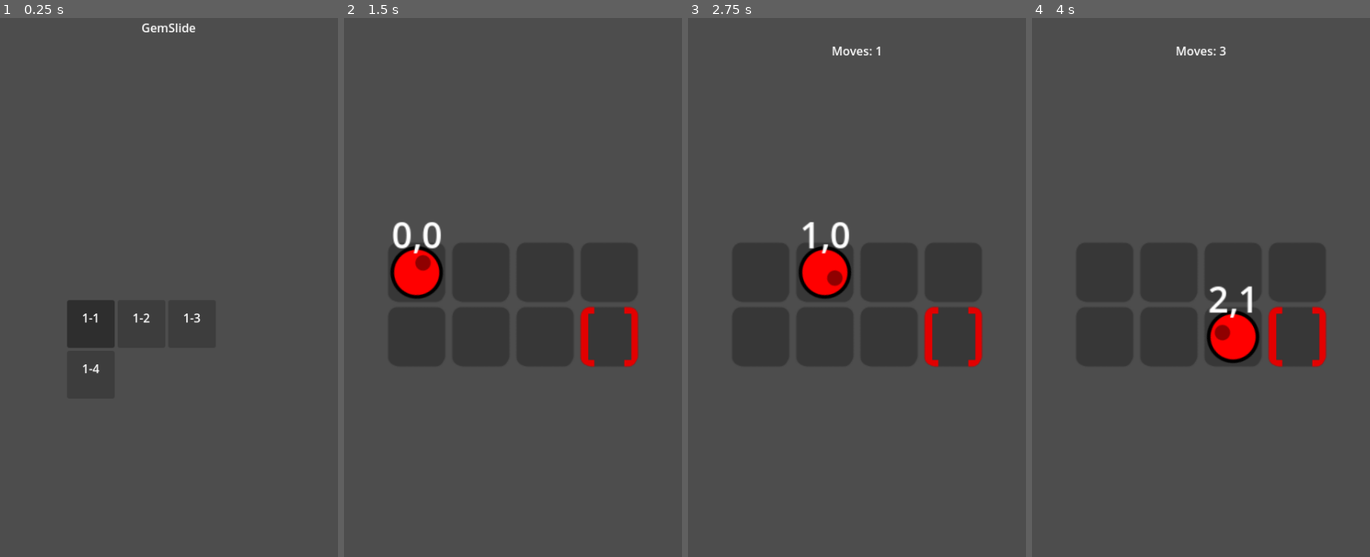
Above: before the commit, frames 1-4 (left to right).
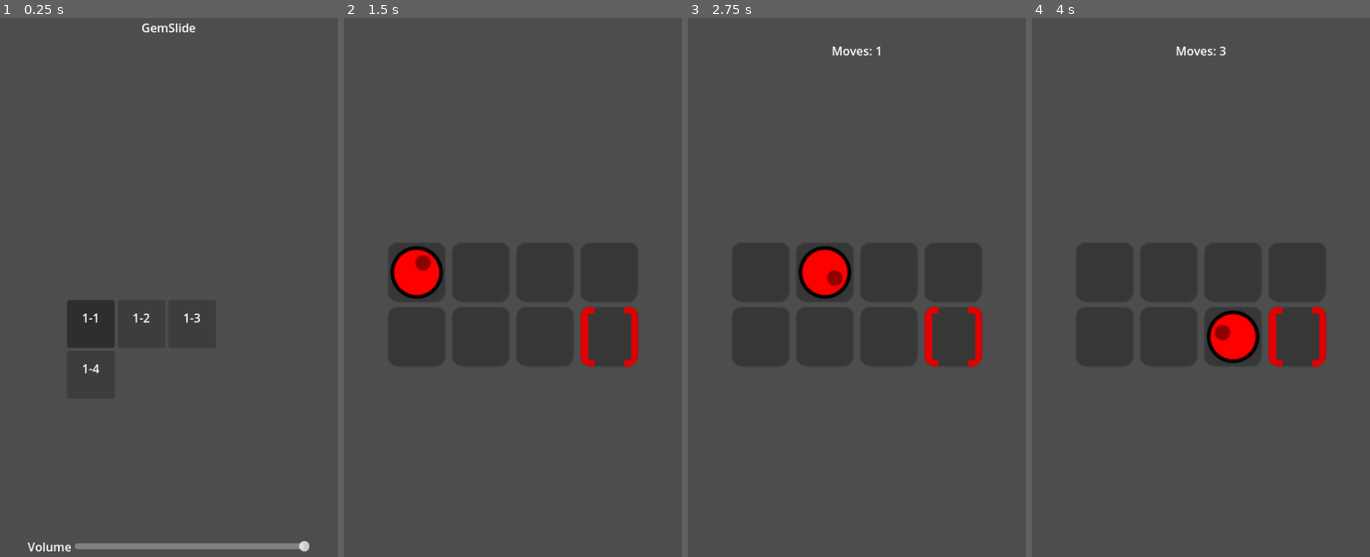
Above: after the commit, the same moments.

Repository: twincannon/GemSlide
Game: Godot game, scene res://scenes/main_menu.tscn
Two runs of this game, one before a commit and one after it. Both use one fixed random seed, a clock stepped at 60 frames per second and the inputs below.
Inputs (mouse positions are in pixels of both pictures, inside the frame that each line leads up to):
- Up to frame 1 (0.25 s): no input
- Up to frame 2 (1.5 s): click (435, 325) at 0.5 s; click "Okay!" at 1.25 s
- Up to frame 3 (2.75 s): tap Enter at 2 s; move the mouse to (934, 271) at 2.02 s; hold D (right) from 2.03 s (still down); click (934, 271) at 2.1 s
- Up to frame 4 (4 s): tap Space at 2.75 s; move the mouse to (1130, 336) at 2.77 s; release D (right) at 2.78 s; hold S (down) 2.78-3.53 s; click (1130, 336) at 2.85 s; tap Enter at 3.5 s; move the mouse to (1238, 163) at 3.52 s; hold D (right) from 3.53 s (still down); click (1238, 163) at 3.6 s

The runs differ from the first frame. In frame 1, 0.9% of the frame differs, in the area x 8-92%, y 97-99%; in frame 2, 0.4%; in frame 3, 0.3%; in frame 4, 0.3%.

Commit message:
add volume slider and some sfx, misc cleanup

Diff:
--- /dev/null
+++ b/default_bus_layout.tres
@@ -0,0 +1,3 @@
+[gd_resource type="AudioBusLayout" format=3 uid="uid://bycj4vkcvk2d8"]
+
+[resource]
--- a/scenes/entities/gem.tscn
+++ b/scenes/entities/gem.tscn
@@ -24,6 +24,7 @@
 node_to_colorize = NodePath("../BlockedAnchor/GemSpriteRotAnchor/GemSprite")
 
 [node name="Control" type="Control" parent="."]
+visible = false
 z_index = 999
 layout_mode = 3
 anchors_preset = 0
--- a/scenes/entities/goal.tscn
+++ b/scenes/entities/goal.tscn
@@ -14,3 +14,5 @@
 [node name="ColorComponent" type="Node2D" parent="." node_paths=PackedStringArray("node_to_colorize")]
 script = ExtResource("3_qbm86")
 node_to_colorize = NodePath("../GoalSprite")
+
+[node name="AudioPlayer" type="AudioStreamPlayer2D" parent="."]
--- a/scenes/game.tscn
+++ b/scenes/game.tscn
@@ -117,7 +117,7 @@
 unique_name_in_owner = true
 visible = false
 layout_mode = 2
-text = "You win!"
+text = "All goals filled!"
 horizontal_alignment = 1
 vertical_alignment = 1
 
@@ -181,6 +181,10 @@
 
 [node name="MoveQueueTimer" type="Timer" parent="."]
 
+[node name="MoveAudioPlayer" type="AudioStreamPlayer2D" parent="."]
+
+[node name="GoalAudioPlayer" type="AudioStreamPlayer2D" parent="."]
+
 [connection signal="pressed" from="Canvas/HUD/AspectRatioContainer/TutorialContainer/PanelContainer/VBoxContainer/MarginContainer2/TutOkButton" to="." method="_on_tut_ok_button_pressed"]
 [connection signal="pressed" from="Canvas/HUD/AspectRatioContainer2/ResultContainer/PanelContainer/VBoxContainer/MarginContainer2/ResultButtonsContainer/MainMenuButton" to="." method="_on_main_menu_button_pressed"]
 [connection signal="pressed" from="Canvas/HUD/AspectRatioContainer2/ResultContainer/PanelContainer/VBoxContainer/MarginContainer2/ResultButtonsContainer/RetryButton" to="." method="_on_retry_button_pressed"]
--- a/scenes/main_menu.tscn
+++ b/scenes/main_menu.tscn
@@ -1,6 +1,7 @@
-[gd_scene load_steps=2 format=3 uid="uid://b7jq05fdyacro"]
+[gd_scene load_steps=3 format=3 uid="uid://b7jq05fdyacro"]
 
 [ext_resource type="Script" path="res://scripts/main_menu.gd" id="1_tknb6"]
+[ext_resource type="PackedScene" uid="uid://dcltvo7cmcsjk" path="res://scenes/ui/volume_slider.tscn" id="2_40fn1"]
 
 [node name="MainMenu" type="Control"]
 layout_mode = 3
@@ -33,3 +34,33 @@
 text = "GemSlide"
 horizontal_alignment = 1
 vertical_alignment = 1
+
+[node name="MarginContainer2" type="MarginContainer" parent="."]
+layout_mode = 1
+anchors_preset = -1
+anchor_top = 0.816159
+anchor_right = 1.0
+anchor_bottom = 0.951991
+offset_top = 59.0
+grow_horizontal = 2
+grow_vertical = 0
+theme_override_constants/margin_left = 50
+theme_override_constants/margin_top = 50
+theme_override_constants/margin_right = 50
+theme_override_constants/margin_bottom = 50
+metadata/_edit_use_anchors_ = true
+
+[node name="HBoxContainer" type="HBoxContainer" parent="MarginContainer2"]
+layout_mode = 2
+
+[node name="Label" type="Label" parent="MarginContainer2/HBoxContainer"]
+layout_mode = 2
+text = "Volume"
+horizontal_alignment = 1
+vertical_alignment = 1
+
+[node name="Slider" parent="MarginContainer2/HBoxContainer" instance=ExtResource("2_40fn1")]
+layout_mode = 2
+size_flags_horizontal = 3
+size_flags_vertical = 4
+bus_name = "Master"
--- /dev/null
+++ b/scenes/ui/volume_slider.tscn
@@ -0,0 +1,13 @@
+[gd_scene load_steps=2 format=3 uid="uid://dcltvo7cmcsjk"]
+
+[ext_resource type="Script" path="res://scripts/ui/volume_slider.gd" id="1_4doyc"]
+
+[node name="Slider" type="HSlider"]
+anchors_preset = 15
+anchor_right = 1.0
+anchor_bottom = 1.0
+grow_horizontal = 2
+grow_vertical = 2
+max_value = 1.0
+step = 0.01
+script = ExtResource("1_4doyc")
--- a/scripts/entities/black_gem.gd
+++ b/scripts/entities/black_gem.gd
@@ -9,9 +9,17 @@
 	return true
 
 func _on_movement(_dir):
+	#This is copypasted from Gem... gross
+	if movement_tween:
+		movement_tween.kill()
 	movement_tween = create_tween().set_parallel(true)
 	var offset = (Vector2(_dir.x, _dir.y) * distance_to_move)
-	movement_tween.tween_property(self, "position", offset, movement_tween_duration).as_relative()
+	var coming_from_ice = false
+	for e in Globals.get_game_node().get_entities_at_pos(grid_pos + -_dir):
+		if e is IceSlick:
+			coming_from_ice = true
+	var tween_dur = movement_tween_duration if !is_forcibly_moving and !coming_from_ice else 0.1
+	movement_tween.tween_property(self, "position", offset, tween_dur).as_relative()
 	var rot_dir = 1.5 if (_dir == Vector2i.RIGHT or _dir == Vector2i.DOWN) else -1.5
-	movement_tween.tween_property(%GemSpriteRotAnchor, "rotation", rot_dir, movement_tween_duration).as_relative()
+	movement_tween.tween_property(%GemSpriteRotAnchor, "rotation", rot_dir, tween_dur).as_relative()
 	movement_tween.chain().tween_callback(_on_movement_tween_done.bind(_dir))
--- a/scripts/entities/gem.gd
+++ b/scripts/entities/gem.gd
@@ -69,6 +69,9 @@
 	return false
 
 func _on_movement_blocked(_dir):
+	if blocked_tween and blocked_tween.is_running():
+		return
+
 	reset_blocked_anchor_position()
 	# Check for neighbor and play a failed to move animation
 	var any_blocking_ents = Globals.get_game_node().get_entities_blocking_at_pos(grid_pos + _dir, self).size() > 0
--- a/scripts/entities/goal.gd
+++ b/scripts/entities/goal.gd
@@ -10,6 +10,7 @@
 
 func on_goal_filled(_filling_gem):
 	filled = true
+	Globals.get_game_node().on_goal_filled(self)
 	await get_tree().create_timer(_filling_gem.goal_tween_duration).timeout
 	entity_sprite.texture = filled_tex
 
--- a/scripts/game.gd
+++ b/scripts/game.gd
@@ -3,6 +3,9 @@
 
 var tile_scene = preload("res://scenes/tile.tscn")
 # instead of tile blockers, maybe just don't spawn tiles?
+
+var move_sound = preload("res://assets/audio/move.wav")
+var goal_sound = preload("res://assets/audio/goal.wav")
 
 @onready var move_queue_timer = $MoveQueueTimer as Timer
 
@@ -170,6 +173,8 @@
 				did_any_entity_move = true
 
 	if did_any_entity_move:
+		$MoveAudioPlayer.stream = move_sound
+		$MoveAudioPlayer.play()
 		increment_moves()
 
 
@@ -233,6 +238,9 @@
 	if all_goals_filled:
 		on_game_over(true)
 
+func on_goal_filled(goal):
+	$GoalAudioPlayer.stream = goal_sound
+	$GoalAudioPlayer.play()
 
 func on_game_over(won):
 	set_game_paused(true)
--- a/scripts/main_menu.gd
+++ b/scripts/main_menu.gd
@@ -28,6 +28,7 @@
 				buttons[i].set_button_text(str(current_world_idx+1) + "-" + str(i+1))
 				var level_path = Globals.current_world_data.level_data[i].resource_path
 				buttons[i].set_button_score(SaveGame.get_level_score(level_path))
+				#if OS.has_feature("web") == false:
 				if SaveGame.is_level_unlocked(level_path) == false:
 					buttons[i].disabled = true
 			else:
--- a/scripts/save_game.gd
+++ b/scripts/save_game.gd
@@ -22,26 +22,17 @@
 	return level_dict[level_name]["score"]
 
 func save_game():
-	if OS.has_feature("web"):
-		return
-
 	save_data(SAVE_DIR + SAVE_FILE_NAME)
 	pass
 
-# Called when the node enters the scene tree for the first time.
 func _ready():
 	var is_first_level = true
 	for level in Globals.current_world_data.level_data:
 		update_level_in_dict(level.resource_path, is_first_level, 0)
 		is_first_level = false
 
-	if OS.has_feature("web"):
-		return
-
 	verify_save_directory(SAVE_DIR)
 	load_data(SAVE_DIR + SAVE_FILE_NAME)
-	print(level_dict) #so the json reorders stuff, not sure if this will be a problem
-	pass # Replace with function body.
 
 
 func verify_save_directory(path:String):
--- /dev/null
+++ b/scripts/ui/volume_slider.gd
@@ -0,0 +1,17 @@
+extends HSlider
+
+@export var bus_name:String
+var bus_index:int
+
+# Called when the node enters the scene tree for the first time.
+func _ready():
+	bus_index = AudioServer.get_bus_index(bus_name)
+	value_changed.connect(_on_value_changed)
+	value = db_to_linear(AudioServer.get_bus_volume_db(bus_index))
+
+func _on_value_changed(value:float) -> void:
+	AudioServer.set_bus_volume_db(bus_index, linear_to_db(value))
+
+# Called every frame. 'delta' is the elapsed time since the previous frame.
+func _process(delta):
+	pass
Not shown, added: assets/audio/goal.wav.import
Not shown, added: assets/audio/move.wav.import
Not shown, added: assets/audio/goal.wav
Not shown, added: assets/audio/move.wav
